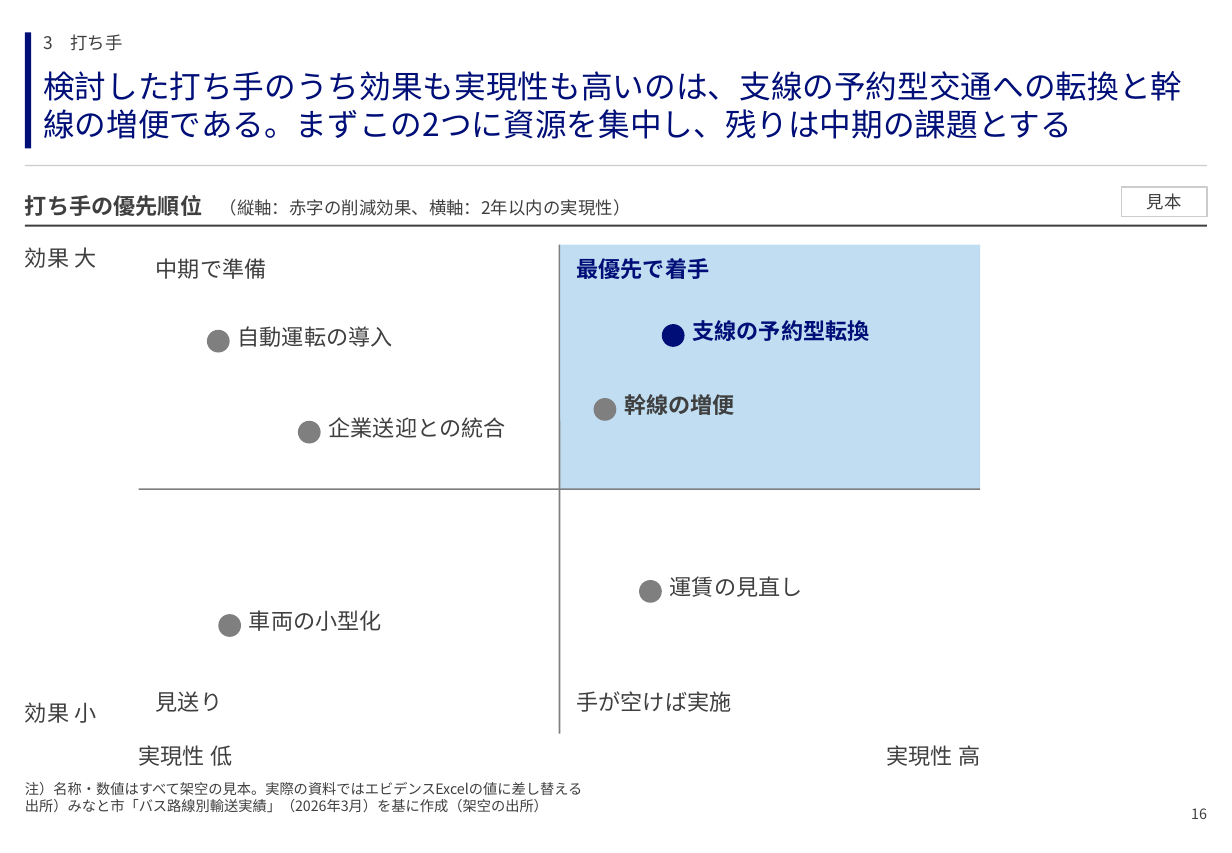
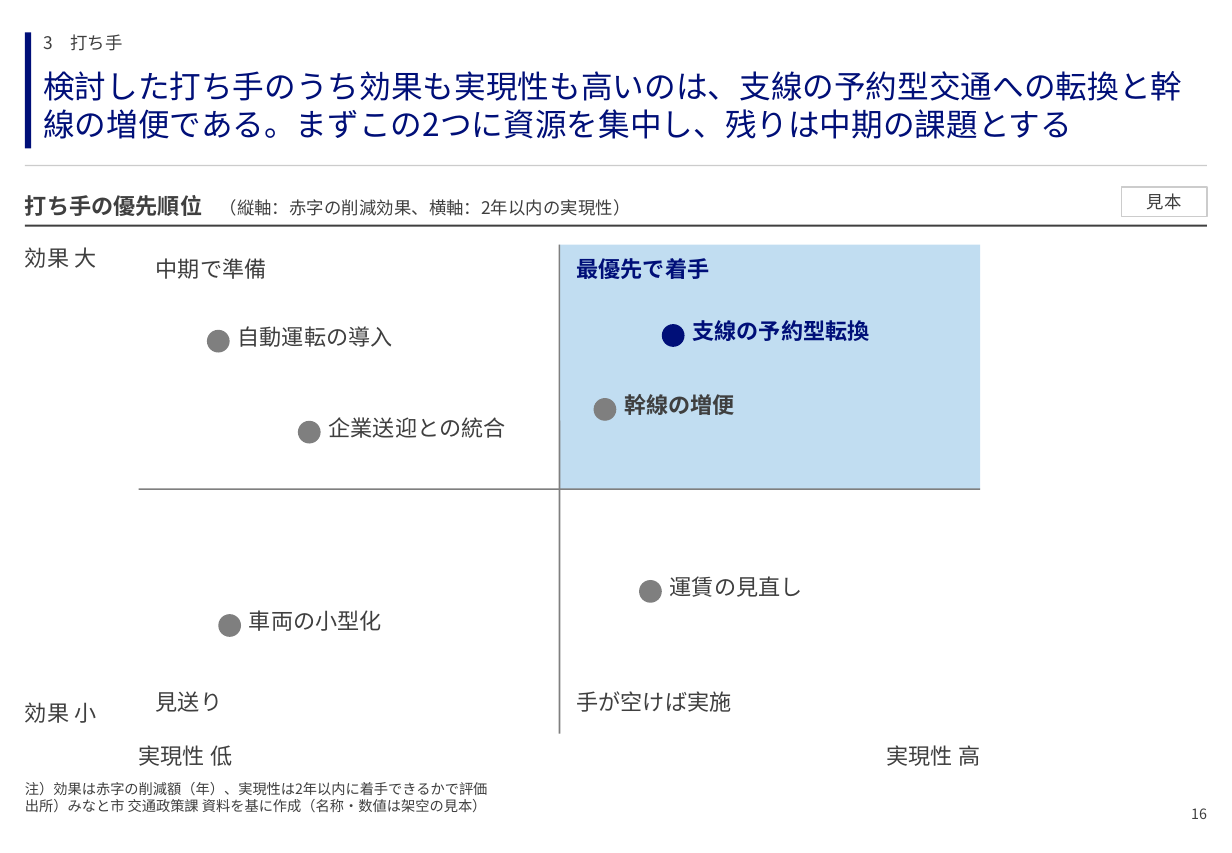
Before and after one commit to GontaHH/slide_builder, a slide deck: slide 16 of patterns/pattern-deck.pptx. Drawn at 1232x853 pixels with LibreOffice and Linux fonts; fonts in the diff are those of the drawing. Boxes give left, top, right and bottom in pixels: in the first picture for what was removed or moved away, otherwise in the second. Text is boxed around its words. In the diff, an @@ line names an element or a change of style, - is before the commit and + after.

```diff
--- a/patterns/pattern-deck.pptx
+++ b/patterns/pattern-deck.pptx
@@ text at (25, 782, 488, 812): text changed @@
-注）名称・数値はすべて架空の見本。実際の資料ではエビデンスExcelの値に差し替える
-出所）みなと市「バス路線別輸送実績」（2026年3月）を基に作成（架空の出所）
+注）効果は赤字の削減額（年）、実現性は2年以内に着手できるかで評価
+出所）みなと市 交通政策課 資料を基に作成（名称・数値は架空の見本）
```
Also in this commit, not shown: 78 other slides changed, 2 other files.
